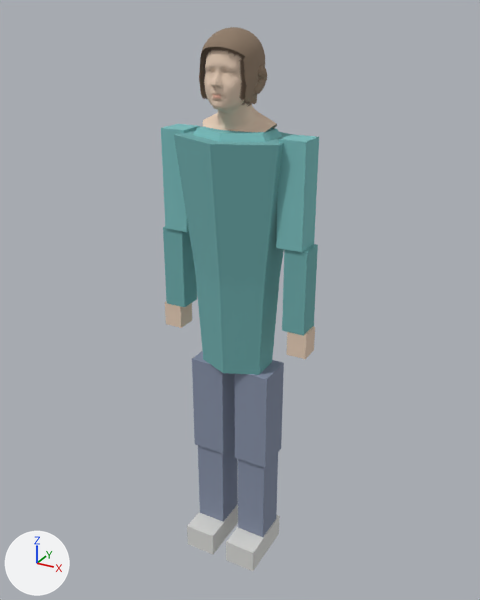
The glTF model godot/assets/3d/characters/heroes/sam_miller_gnm.glb: old version first, new version second.
Rendered twice from a camera (50 mm lens) standing at (1.003, -1.806, 0.347) and looking at (-0.007, 0.03, -0.571). Arrows for +X, +Y and +Z are at lower left; the lights stay in place. The first picture is the older version. Vertices at exactly the same position are counted once.

Names of what the first picture shows: 'sam_miller_portrait'.
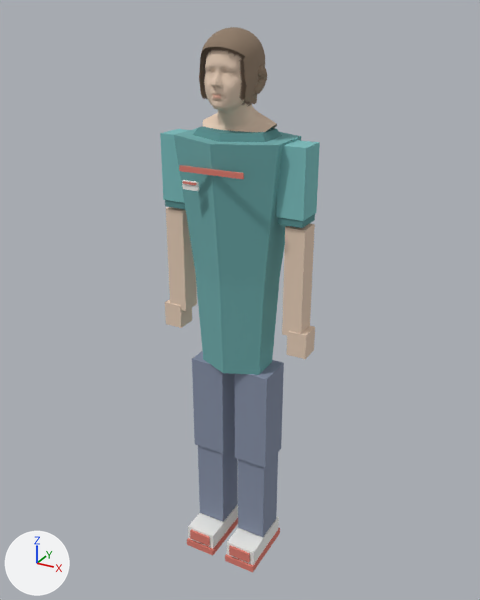
Changed parts and their boxes [x1, y1, x2, y2] in the pictures (480 x 600 px; the box of a moved part takes in the faces that stretch with it):
'sam_miller_portrait', reshaped
    before: [161, 27, 319, 571]
    after: [160, 27, 320, 572]
part 1 of me_sam_miller_portrait, added
    after: [166, 207, 197, 311]
part 2 of me_sam_miller_portrait, added
    after: [278, 214, 315, 228]
part 3 of me_sam_miller_portrait, added
    after: [282, 224, 315, 335]
part 4 of me_sam_miller_portrait, added
    after: [190, 529, 210, 546]
part 5 of me_sam_miller_portrait, added
    after: [229, 545, 250, 563]
part 6 of me_sam_miller_portrait, added
    after: [182, 180, 199, 191]
part 7 of me_sam_miller_portrait, added
    after: [179, 165, 244, 179]
part 8 of me_sam_miller_portrait, deleted (cyan)
    before: [276, 134, 319, 252]
part 9 of me_sam_miller_portrait, moved or reshaped
    before: [161, 124, 318, 336]
    after: [160, 129, 320, 221]
part 10 of me_sam_miller_portrait, cut back
    before: [187, 504, 280, 571]
    after: [187, 504, 280, 572]
part 11 of me_sam_miller_portrait, recoloured (darker)
    before: [163, 126, 318, 336]
    after: [165, 126, 320, 221]

What changed in the scene script:
```text
Change me_sam_miller_portrait:
    used by ob_sam_miller_portrait; location = (0.0, 0.0, 0.0)
    remove me_sam_miller_portrait.from_pydata(...)  # 7534 vertices, 15273 faces; spans x -0.27..0.27, y -0.16..0.16, z -1.58..0.3
    add me_sam_miller_portrait.from_pydata(...)  # 7606 vertices, 15381 faces; spans x -0.27..0.27, y -0.16..0.16, z -1.58..0.3
    me_sam_miller_portrait part 1: a new loose piece, a box spanning x -0.252..-0.186, y -0.036..0.036, z -0.627..-0.264, in mat_vertexcolor
    me_sam_miller_portrait part 2: a new loose piece, a box spanning x 0.165..0.248, y -0.046..0.046, z -0.254..-0.224, in mat_vertexcolor
    me_sam_miller_portrait part 3: a new loose piece, a box spanning x 0.186..0.252, y -0.036..0.036, z -0.627..-0.264, in mat_vertexcolor
    me_sam_miller_portrait part 4: a new loose piece, a box spanning x -0.128..-0.045, y -0.148..-0.099, z -1.538..-1.498, in mat_vertexcolor
    me_sam_miller_portrait part 5: a new loose piece, a box spanning x 0.045..0.128, y -0.148..-0.099, z -1.538..-1.498, in mat_vertexcolor
    me_sam_miller_portrait part 6: a new loose piece, a box spanning x -0.1006..-0.0479, y -0.1584..-0.1504, z -0.1534..-0.127, in mat_vertexcolor
    me_sam_miller_portrait part 7: a new loose piece, a box spanning x -0.1072..0.1072, y -0.1624..-0.1544, z -0.099..-0.0825, in mat_vertexcolor
    me_sam_miller_portrait part 8: the loose piece of 8 vertices spanning x 0.16..0.25, y -0.05..0.05, z -0.33..0.0 is deleted
    me_sam_miller_portrait part 9
    4 vertices in x -0.25..-0.16, y -0.05..0.05, z -0.33 move by (0.0, 0.0, 0.1)
    4 vertices in x -0.25..-0.16, y -0.05..0.05, z 0.0 move by (0.0, 0.0, -0.02)
    16 vertices move from x -0.26..0.26, y -0.04..0.04, z -0.61..-0.33 to x -0.25..0.25, y -0.05..0.05, z -0.25..-0.02
    me_sam_miller_portrait part 10
    9 vertices are removed from x -0.14..0.14, y -0.14..0.08, z -1.58..-1.49
    24 faces are deleted
    7 vertices are added at x -0.15..0.03, y -0.15..0.08, z -1.58..-1.55
    5 new vertices lie (0.0, 0.0, -0.06) away from vertices in x -0.14..0.14, y -0.14..0.08, z -1.49
    6 new vertices lie (0.0, 0.21, 0.0) away from vertices in x -0.03..0.14, y -0.14, z -1.55..-1.49
    7 new vertices lie (0.12, 0.0, 0.0) away from vertices in x -0.15..0.03, y -0.15..0.08, z -1.58..-1.55
    48 new faces join them
    me_sam_miller_portrait part 11: 44 kept faces spanning x -0.25..0.25, y -0.11..0.11, z -0.25..0.01 get new vertex colours; the middle colour goes from cyan #6fadad to cyan #599090
    other edits to the shape of me_sam_miller_portrait do not show in these pictures
```
